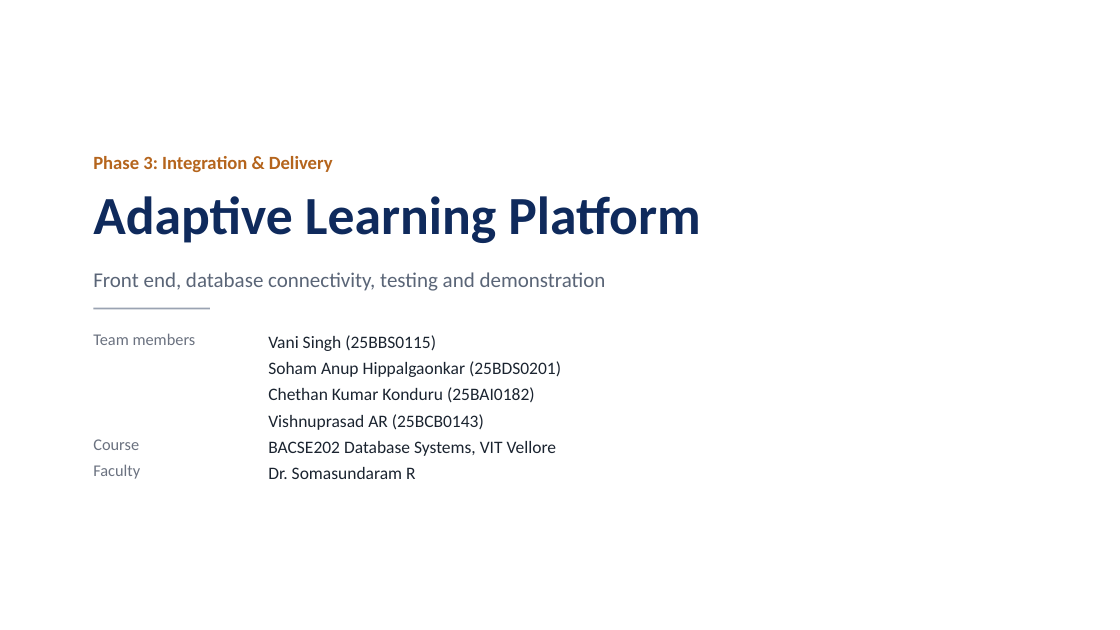
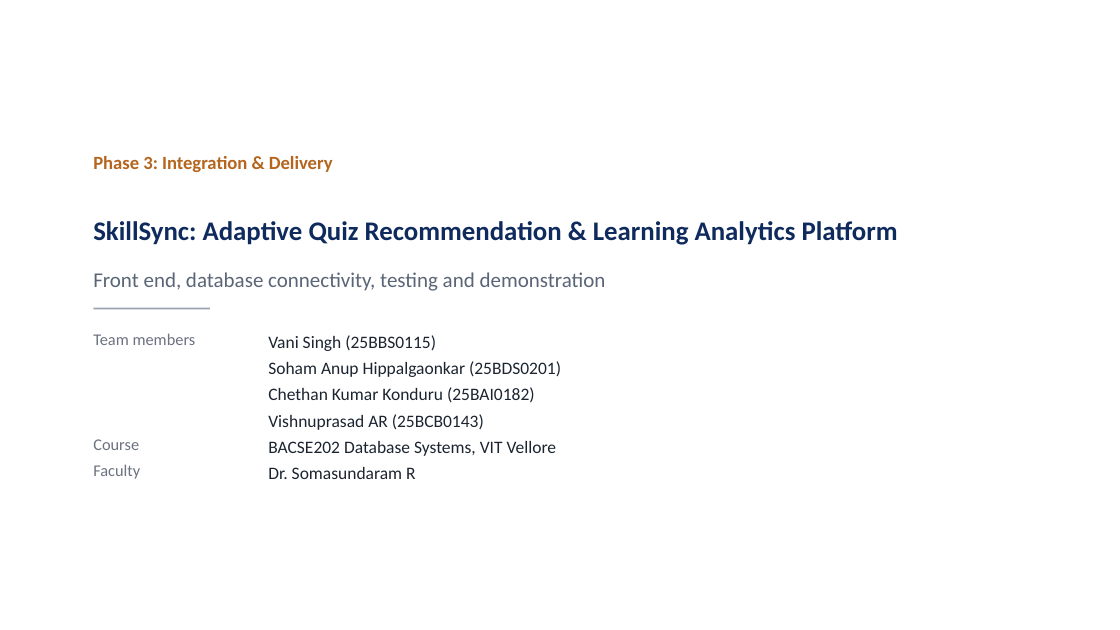
Before and after one commit to Vani-06/quiz_companion, a slide deck: slide 1 of docs/Phase 3 - Integration and Delivery.pptx. Drawn at 1120x630 pixels with LibreOffice and Linux fonts; fonts in the diff are those of the drawing. Boxes give left, top, right and bottom in pixels: in the first picture for what was removed or moved away, otherwise in the second. Text is boxed around its words. In the diff, an @@ line names an element or a change of style, - is before the commit and + after.

Commit message:
docs: rebuild the Phase 3 presentation with the SkillSync title

```diff
--- a/docs/Phase 3 - Integration and Delivery.pptx
+++ b/docs/Phase 3 - Integration and Delivery.pptx
@@ title at <box>93,221,898,245</box>: text changed; size 46 to 23 pt @@
-Adaptive Learning Platform
+SkillSync: Adaptive Quiz Recommendation & Learning Analytics Platform
```
Also in this commit, not shown: 14 other slides changed.
